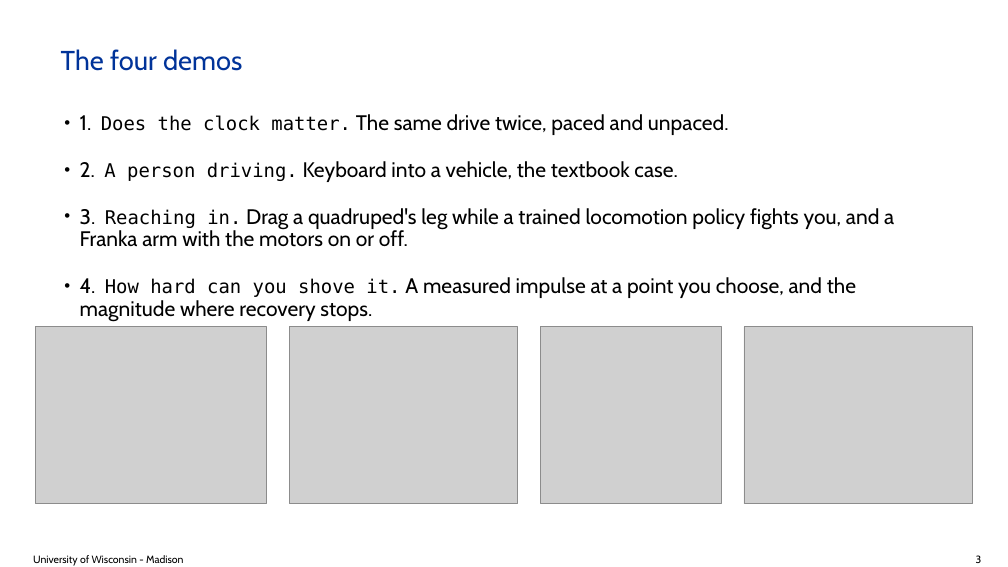
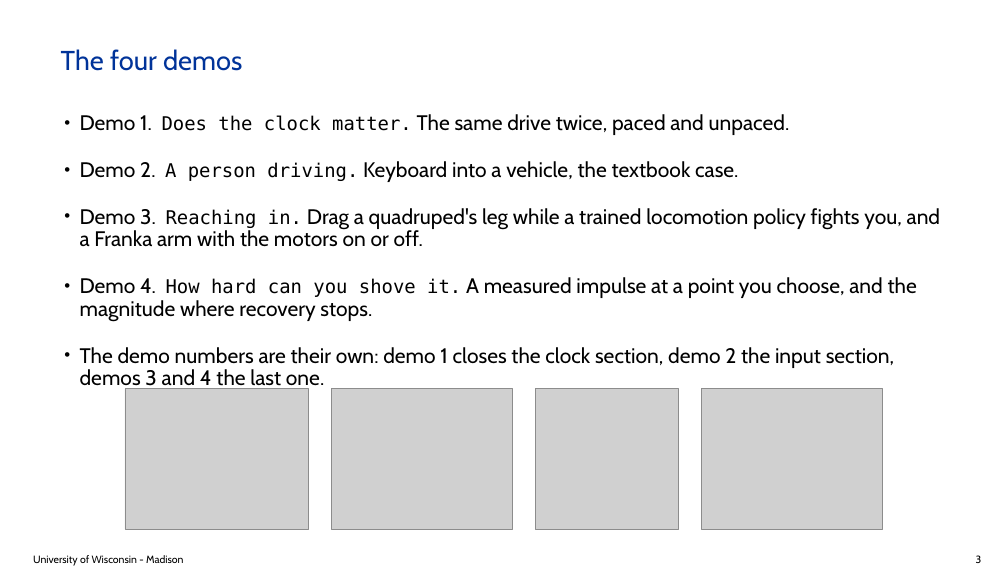
Before and after one commit to ksha23/chrono-hil-tutorial, a slide deck: slide 3 of tutorial_HIL_driver.pptx. Drawn at 1008x567 pixels with LibreOffice and Linux fonts; fonts in the diff are those of the drawing; grey boxes stand for pictures; background and template pictures are left out. Boxes give left, top, right and bottom in pixels: in the first picture for what was removed or moved away, otherwise in the second. Text is boxed around its words. In the diff, an @@ line names an element or a change of style, - is before the commit and + after.

```diff
--- a/tutorial_HIL_driver.pptx
+++ b/tutorial_HIL_driver.pptx
@@ text at bbox=[80, 114, 940, 392]: text changed @@
-• 1. Does the clock matter. The same drive twice, paced and unpaced.
-• 2. A person driving. Keyboard into a vehicle, the textbook case.
-• 3. Reaching in. Drag a quadruped's leg while a trained locomotion policy fights you, and a Franka arm with the motors on or off.
-• 4. How hard can you shove it. A measured impulse at a point you choose, and the magnitude where recovery stops.
+• Demo 1. Does the clock matter. The same drive twice, paced and unpaced.
+• Demo 2. A person driving. Keyboard into a vehicle, the textbook case.
+• Demo 3. Reaching in. Drag a quadruped's leg while a trained locomotion policy fights you, and a Franka arm with the motors on or off.
+• Demo 4. How hard can you shove it. A measured impulse at a point you choose, and the magnitude where recovery stops.
+• The demo numbers are their own: demo 1 closes the clock section, demo 2 the input section, demos 3 and 4 the last one.
@@ picture: place and size @@
-picture at bbox=[35, 327, 266, 504]
+picture at bbox=[125, 389, 309, 529]
@@ picture: place and size @@
-picture at bbox=[290, 327, 518, 504]
+picture at bbox=[331, 389, 513, 529]
@@ picture: place and size @@
-picture at bbox=[541, 327, 721, 504]
+picture at bbox=[535, 389, 679, 529]
@@ picture: place and size @@
-picture at bbox=[744, 327, 972, 504]
+picture at bbox=[702, 389, 883, 529]
```
Also in this commit, not shown: 23 other slides changed, 5 other files.
